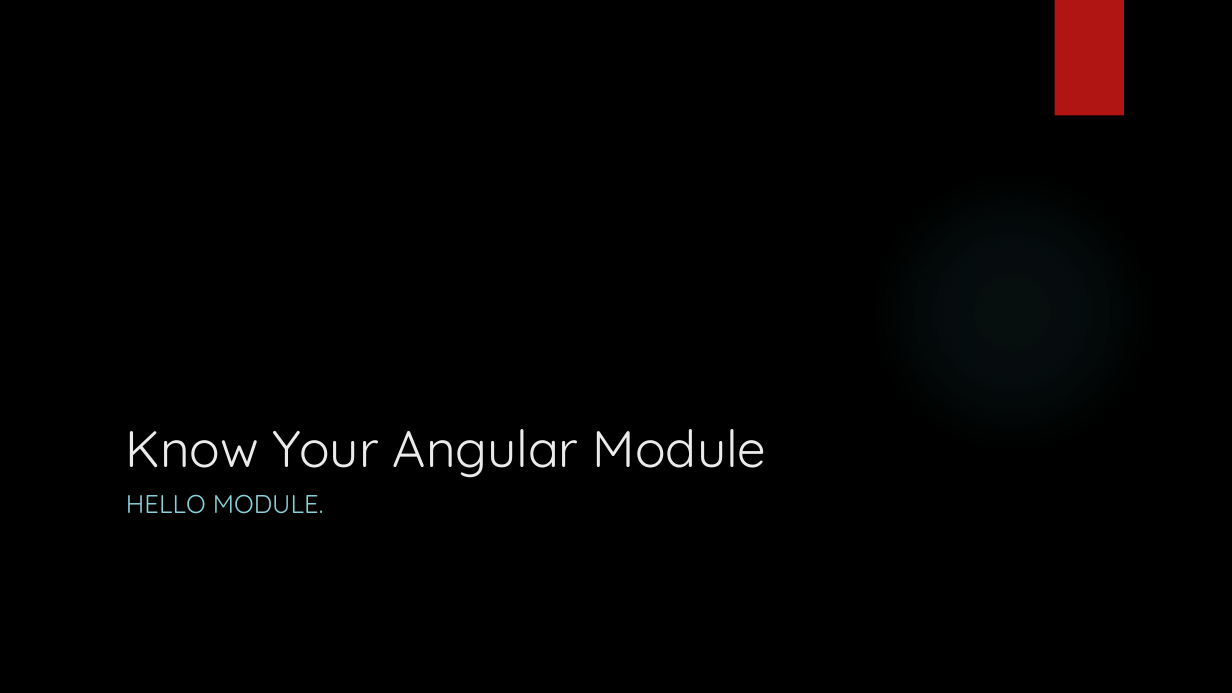
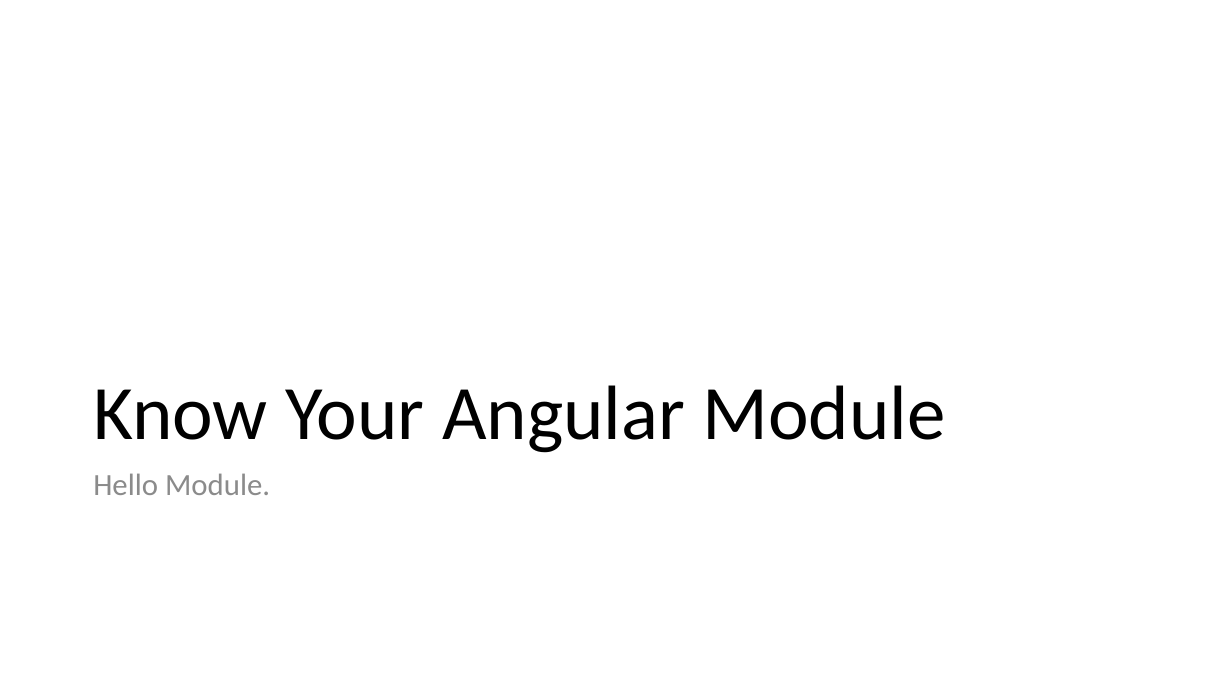
Before and after one commit to buildmotion/custom-angular-modules, a slide deck: slide 12 of presentation/custom-angular-modules.pptx (slide 11 before the commit). Drawn at 1232x693 pixels with LibreOffice and Linux fonts; fonts in the diff are those of the drawing; background and template pictures are left out. Boxes give left, top, right and bottom in pixels: in the first picture for what was removed or moved away, otherwise in the second. Text is boxed around its words. In the diff, an @@ line names an element or a change of style, - is before the commit and + after.

```diff
--- a/presentation/custom-angular-modules.pptx
+++ b/presentation/custom-angular-modules.pptx
@@ background picture (left out) to #FFFFFF @@
@@ rectangle removed at [1055,0,1124,116] @@
@@ title "Know Your Angular Module": place and size @@
-title "Know Your Angular Module" at [126,429,767,478]
+title "Know Your Angular Module" at [93,385,945,453]
@@ title "Know Your Angular Module" at [93,385,945,453]: size 40 to 60 pt, font Quicksand to Calibri, text colour #EBEBEB to #000000; line spacing 1 to 0.9 @@
@@ ellipse removed at [870,169,1154,454] @@
@@ text at [93,473,270,495]: text changed; size 20 to 24 pt; font Quicksand to Calibri; text colour #8AD0D6 to #8C8C8C @@
-HELLO MODULE.
+Hello Module.
```
Also in this commit, not shown: 12 other slides changed, 38 slides added.
